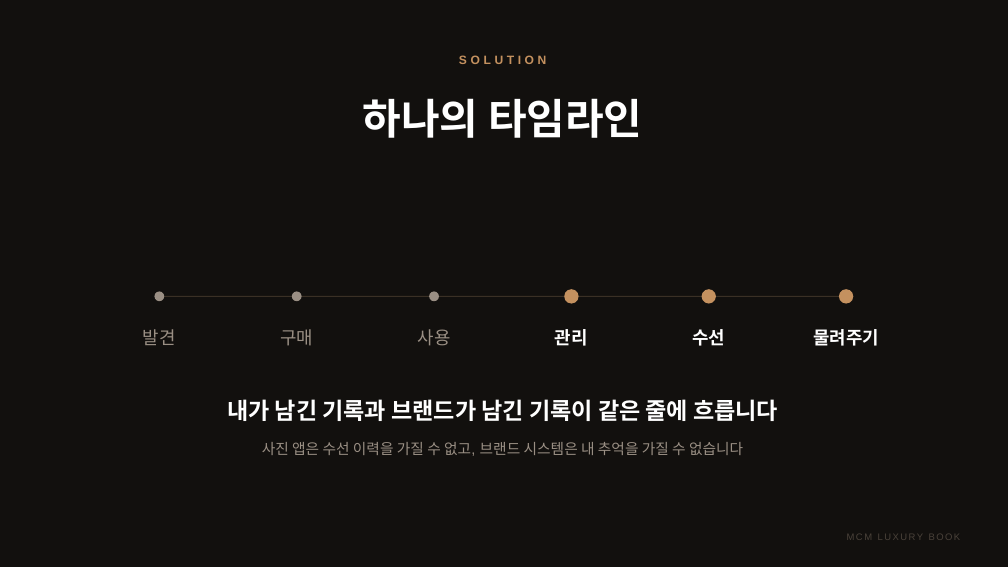
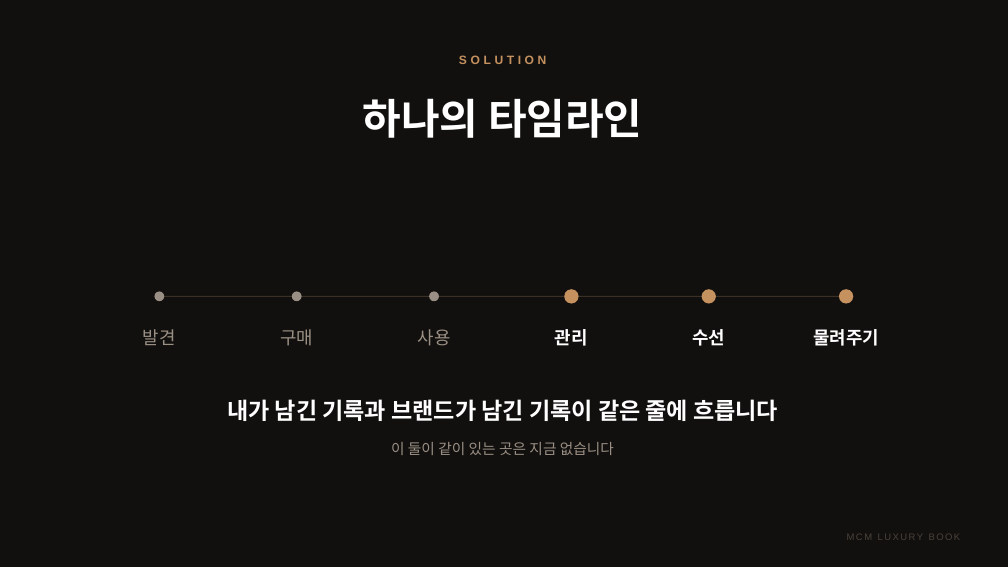
Before and after one commit to elominatedCloud/likeGonzi, a slide deck: slide 13 of docs/ir/MCM_Luxury_Book_IR.pptx. Drawn at 1008x567 pixels with LibreOffice and Linux fonts; fonts in the diff are those of the drawing; background and template pictures are left out. Boxes give left, top, right and bottom in pixels: in the first picture for what was removed or moved away, otherwise in the second. Text is boxed around its words. In the diff, an @@ line names an element or a change of style, - is before the commit and + after.

```diff
--- a/docs/ir/MCM_Luxury_Book_IR.pptx
+++ b/docs/ir/MCM_Luxury_Book_IR.pptx
@@ text at [391, 442, 614, 455]: text changed @@
-사진 앱은 수선 이력을 가질 수 없고, 브랜드 시스템은 내 추억을 가질 수 없습니다
+이 둘이 같이 있는 곳은 지금 없습니다
```
Also in this commit, not shown: 21 other slides changed, 3 other files.
